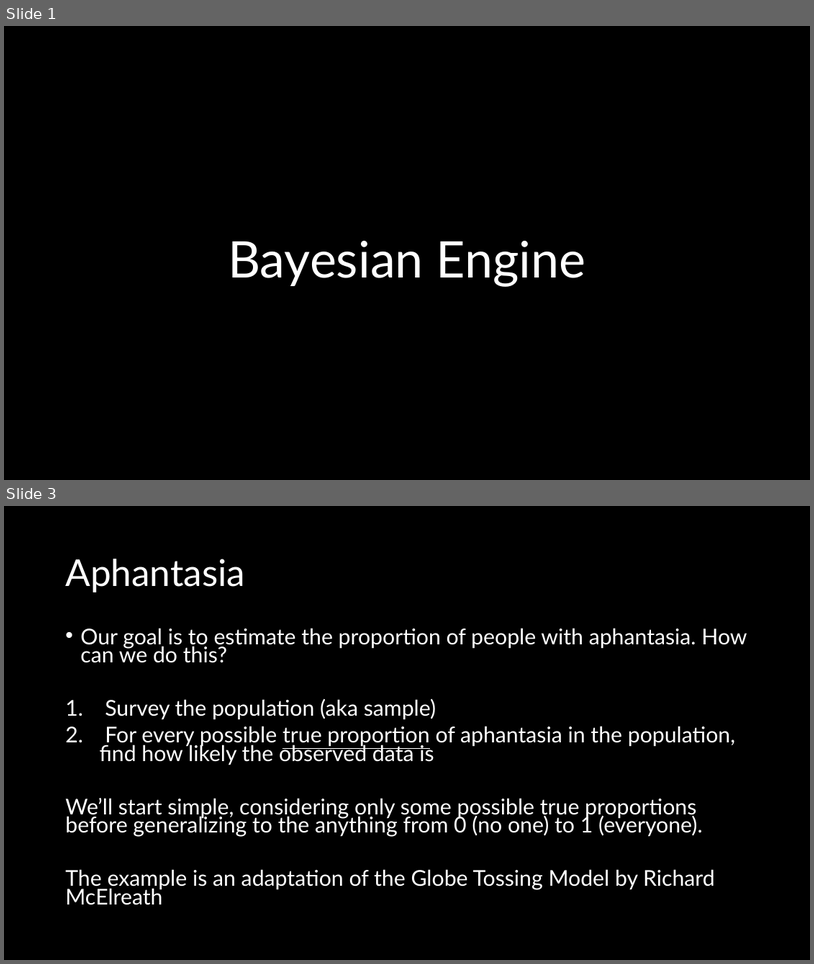
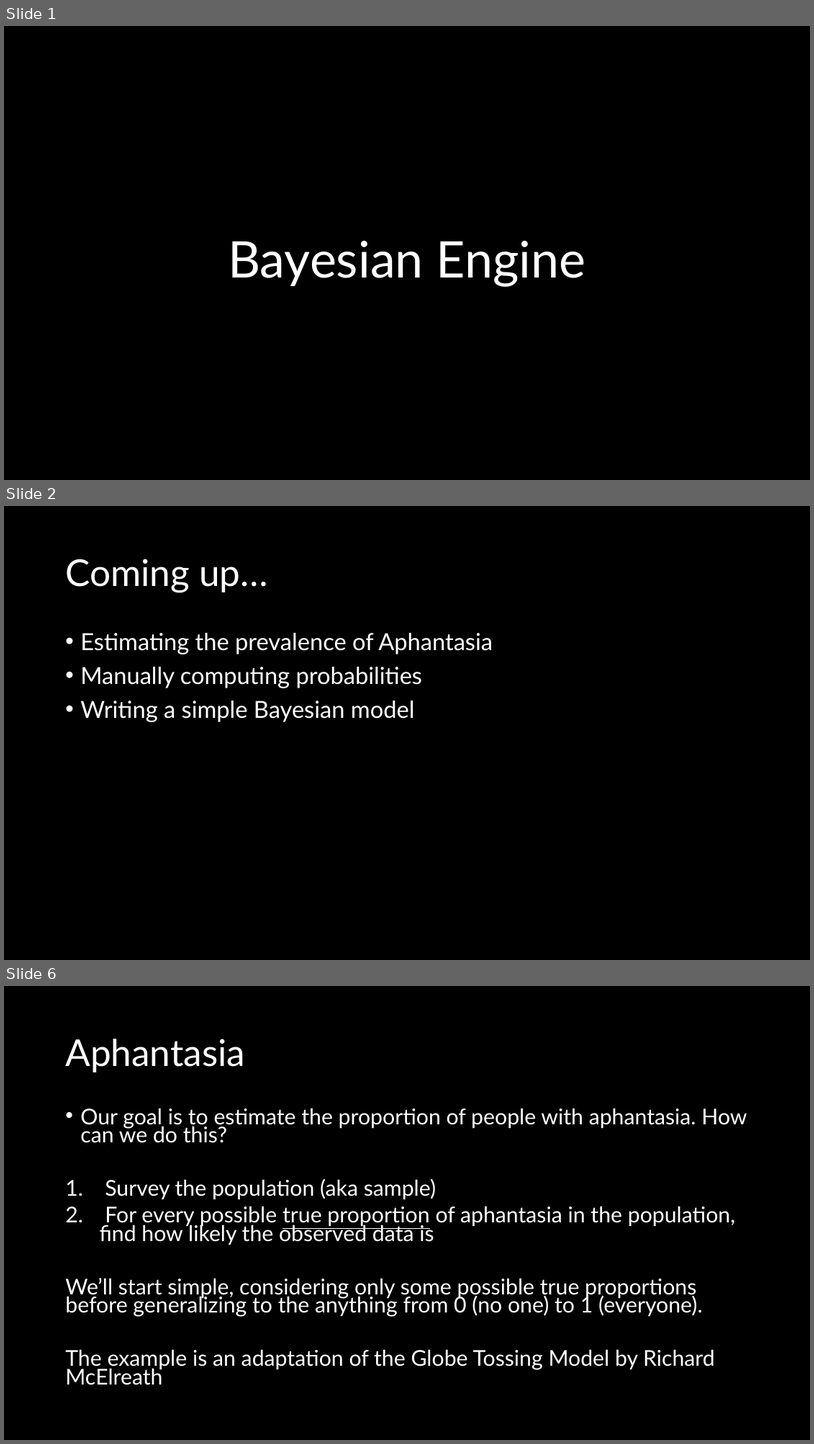
Before and after one commit to d-scanzi/bayesian_lab_meetings, a slide deck: dev/slides/02-bayesian_engines.pptx. Shown one above the other, each under a label of ours: slides 1 and 3 before the commit, slides 1, 2 and 6 after it; the slides between them are not shown. The pictures are 814x964 and 814x1444 pixels, drawn with LibreOffice and Linux fonts; fonts in the diff are those of the drawing. Boxes give left, top, right and bottom in pixels: in the first picture for what was removed or moved away, otherwise in the second. Text is boxed around its words. In the diff, an @@ line names an element or a change of style, - is before the commit and + after.

```diff
--- a/dev/slides/02-bayesian_engines.pptx
+++ b/dev/slides/02-bayesian_engines.pptx
@@ slide 2 added at (4,506,810,960), background #000000 @@
@@ title added at (65,559,268,592), 44 pt, text #FFFFFF @@
+Coming up…
@@ text added at (80,633,493,722), 28 pt, text #FFFFFF @@
+• Estimating the prevalence of Aphantasia
+• Manually computing probabilities
+• Writing a simple Bayesian model
@@ what was slide 3 is now slide 6 @@
```
Also in this commit, not shown: 1 slide changed, 2 other slides added, 1 other file.
